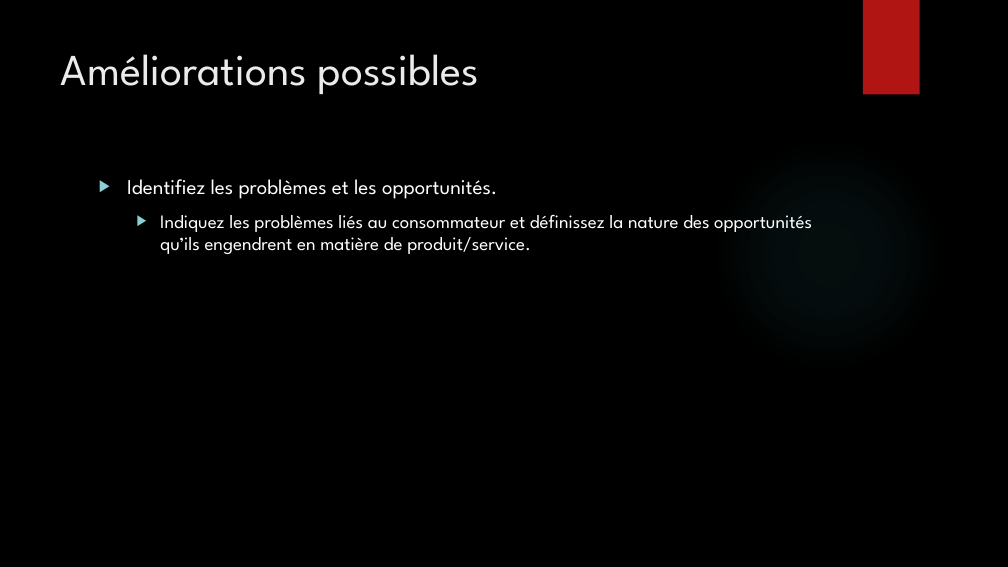
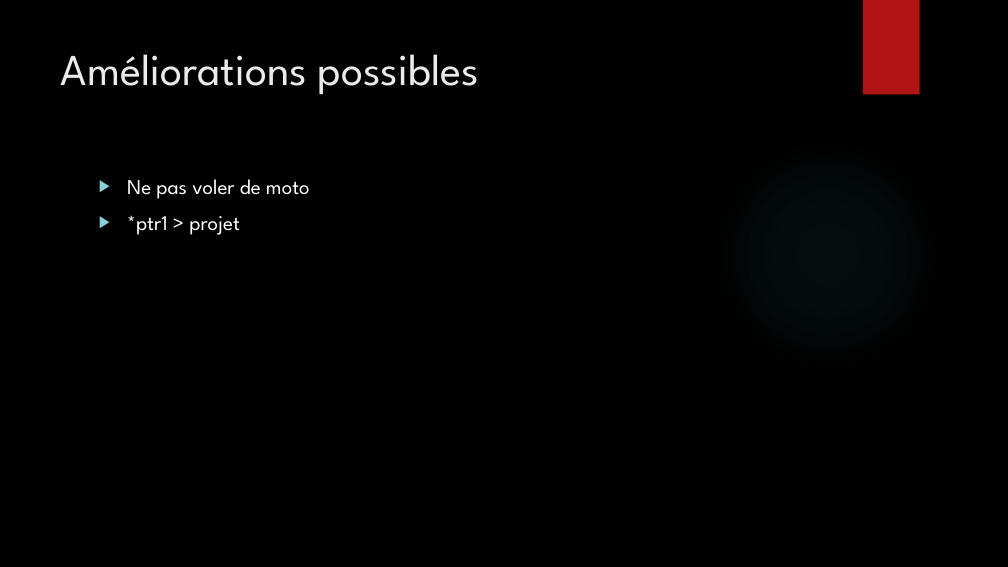
Before and after one commit to DoriolDenis/projetMotoConnectee, a slide deck: slide 11 of moto_connectee.pptx. Drawn at 1008x567 pixels with LibreOffice and Linux fonts; fonts in the diff are those of the drawing; background and template pictures are left out. Boxes give left, top, right and bottom in pixels: in the first picture for what was removed or moved away, otherwise in the second. Text is boxed around its words. In the diff, an @@ line names an element or a change of style, - is before the commit and + after.

```diff
--- a/moto_connectee.pptx
+++ b/moto_connectee.pptx
@@ text at (127, 179, 310, 235): text changed; size 18 to 20 pt @@
-▶ Identifiez les problèmes et les opportunités.
-  ▶ Indiquez les problèmes liés au consommateur et définissez la nature des opportunités qu’ils engendrent en matière de produit/service.
+▶ Ne pas voler de moto
+▶ *ptr1 > projet
```
Also in this commit, not shown: 2 other slides changed, 3 other files.
